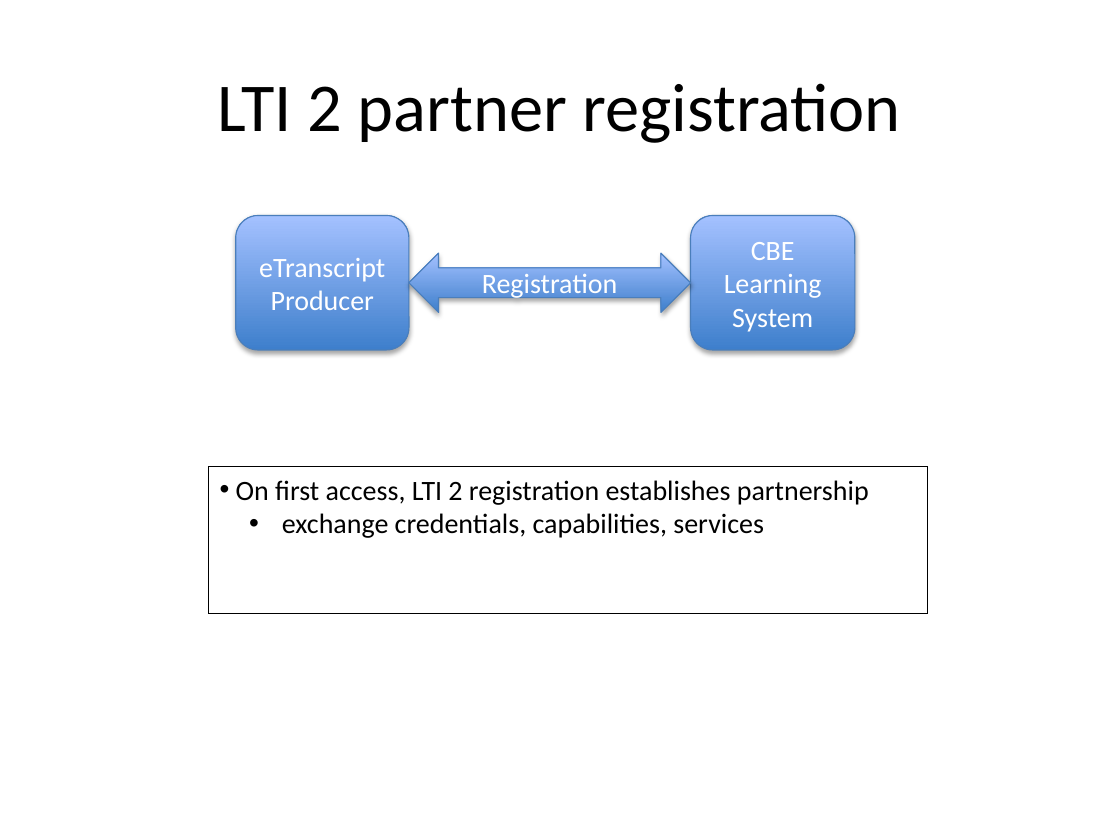
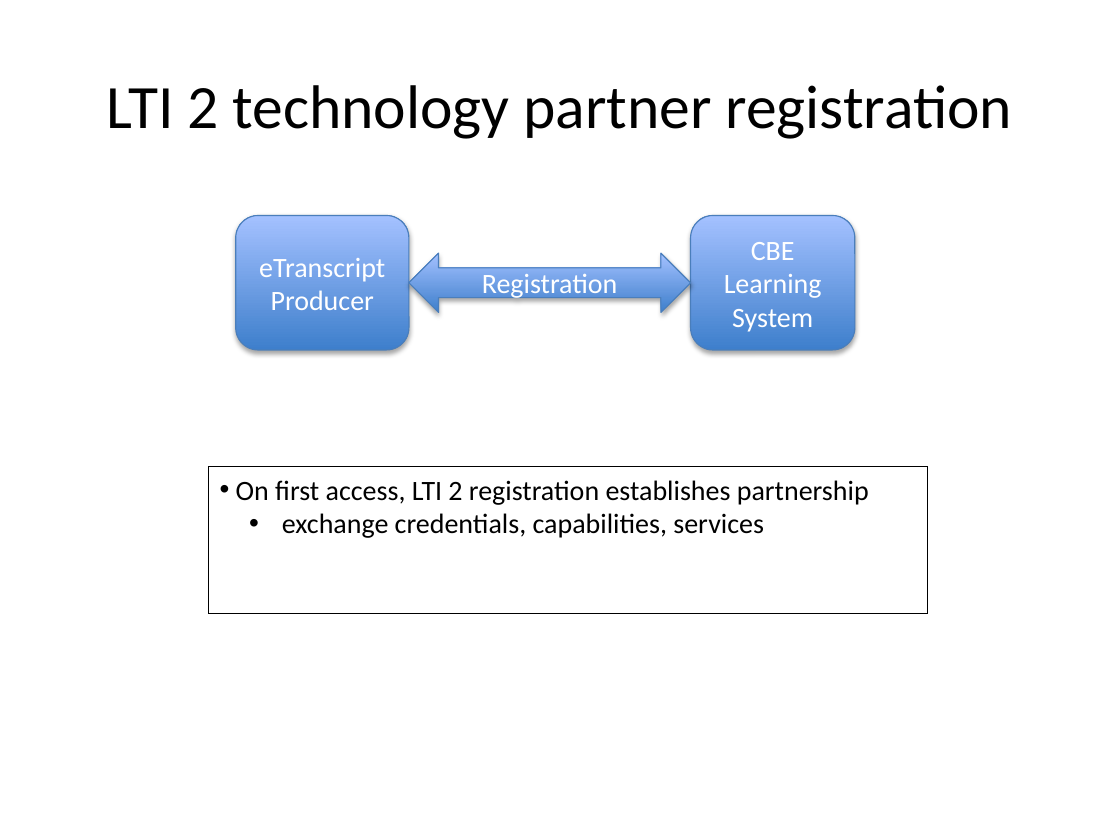
Before and after one commit to jtibbetts/cbe_competency_engine, a slide deck: slide 4 of doc/et_prototype.pptx. Drawn at 1120x840 pixels with LibreOffice and Linux fonts; fonts in the diff are those of the drawing. Boxes give left, top, right and bottom in pixels: in the first picture for what was removed or moved away, otherwise in the second. Text is boxed around its words. In the diff, an @@ line names an element or a change of style, - is before the commit and + after.

```diff
--- a/doc/et_prototype.pptx
+++ b/doc/et_prototype.pptx
@@ title at [107,85,1013,139]: text changed; size 44 to 39.6 pt @@
-LTI 2 partner registration
+LTI 2 technology partner registration
```
Also in this commit, not shown: 3 other slides changed.
